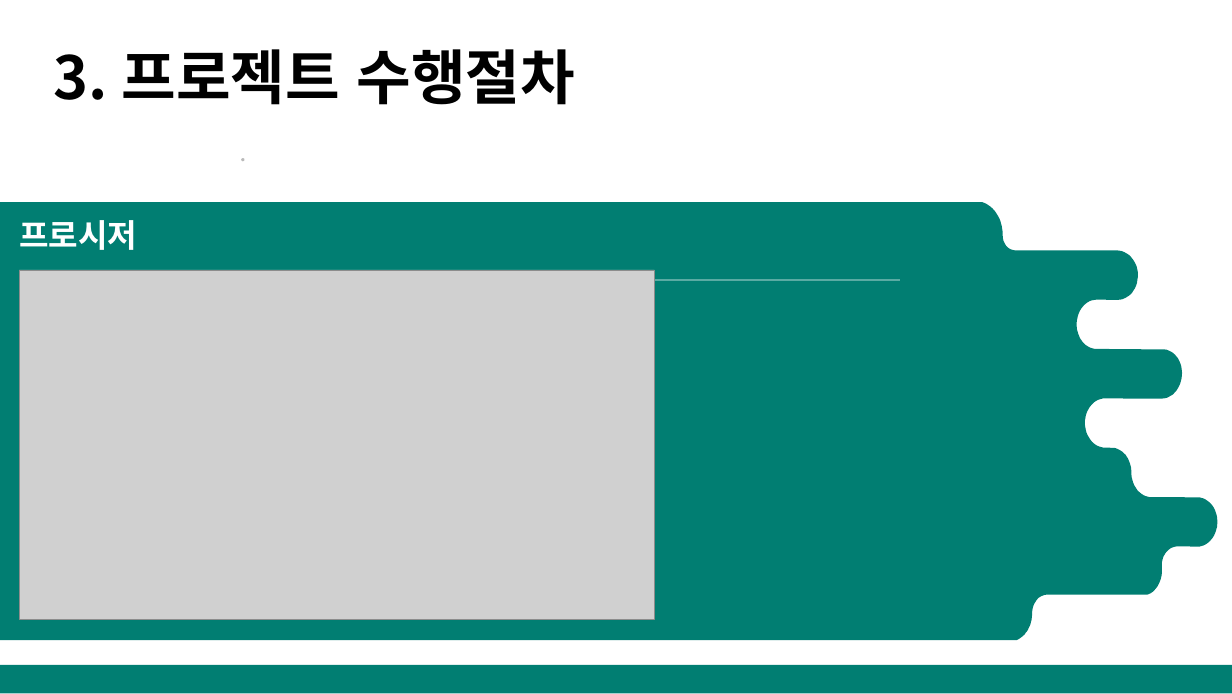
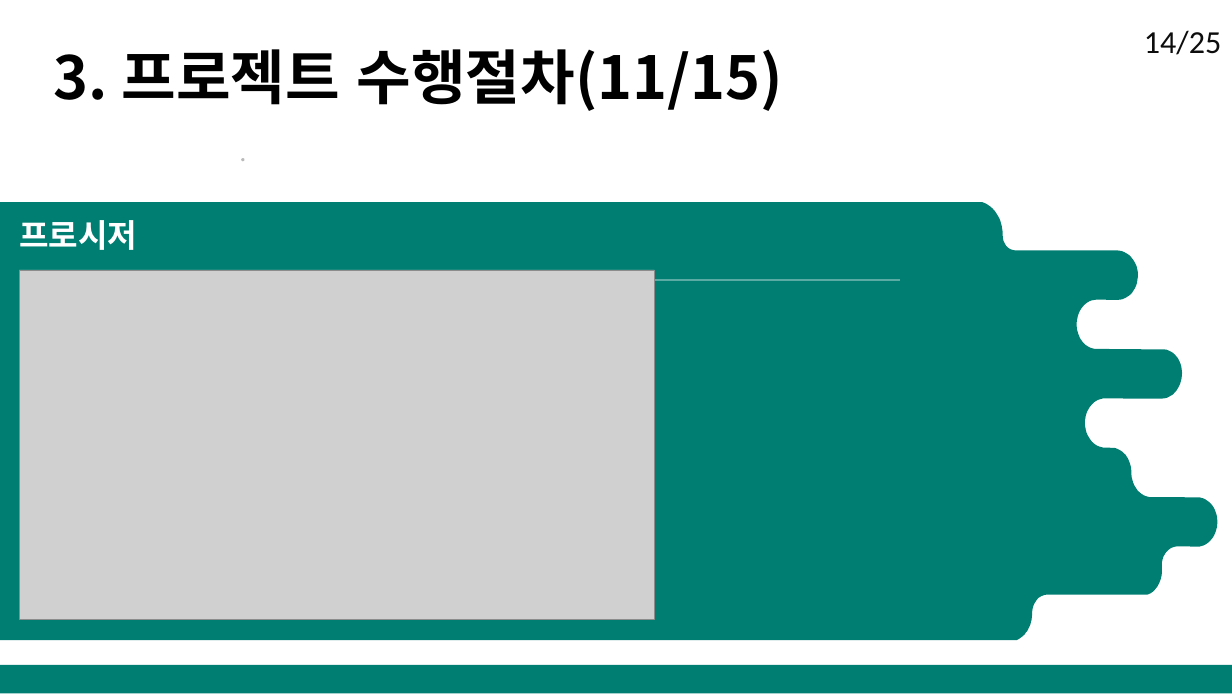
Before and after one commit to DongJoonLeeDJ/AI_305_7_20220627, a slide deck: slide 16 of DB수업/5팀/5조 데이터베이스과제.pptx. Drawn at 1232x694 pixels with LibreOffice and Linux fonts; fonts in the diff are those of the drawing; grey boxes stand for pictures. Boxes give left, top, right and bottom in pixels: in the first picture for what was removed or moved away, otherwise in the second. Text is boxed around its words. In the diff, an @@ line names an element or a change of style, - is before the commit and + after.

```diff
--- a/DB수업/5팀/5조 데이터베이스과제.pptx
+++ b/DB수업/5팀/5조 데이터베이스과제.pptx
@@ text at [54,49,784,111]: text changed @@
-3. 프로젝트 수행절차
+3. 프로젝트 수행절차(11/15)
@@ text added at [1144,30,1221,55], 40 pt, text #0D0D0D @@
+14/25
```
Also in this commit, not shown: 24 other slides changed, 2 other files.
